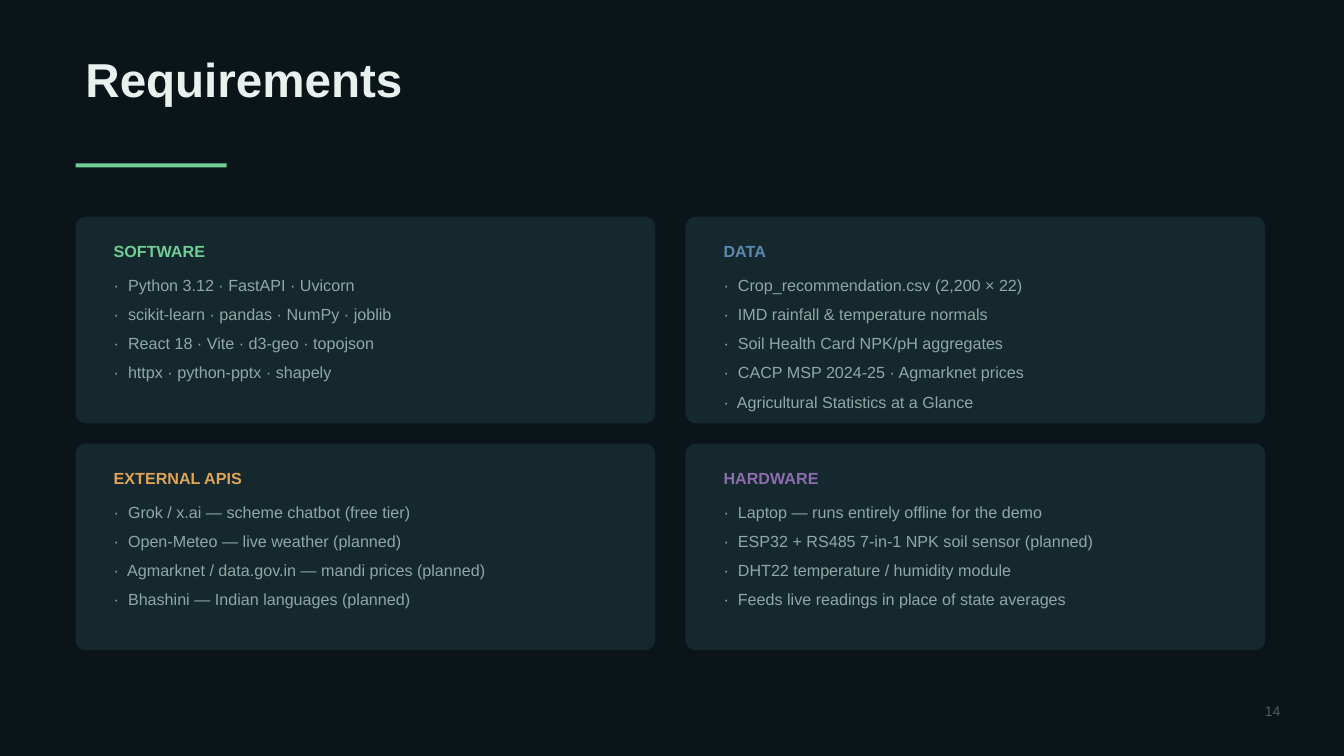
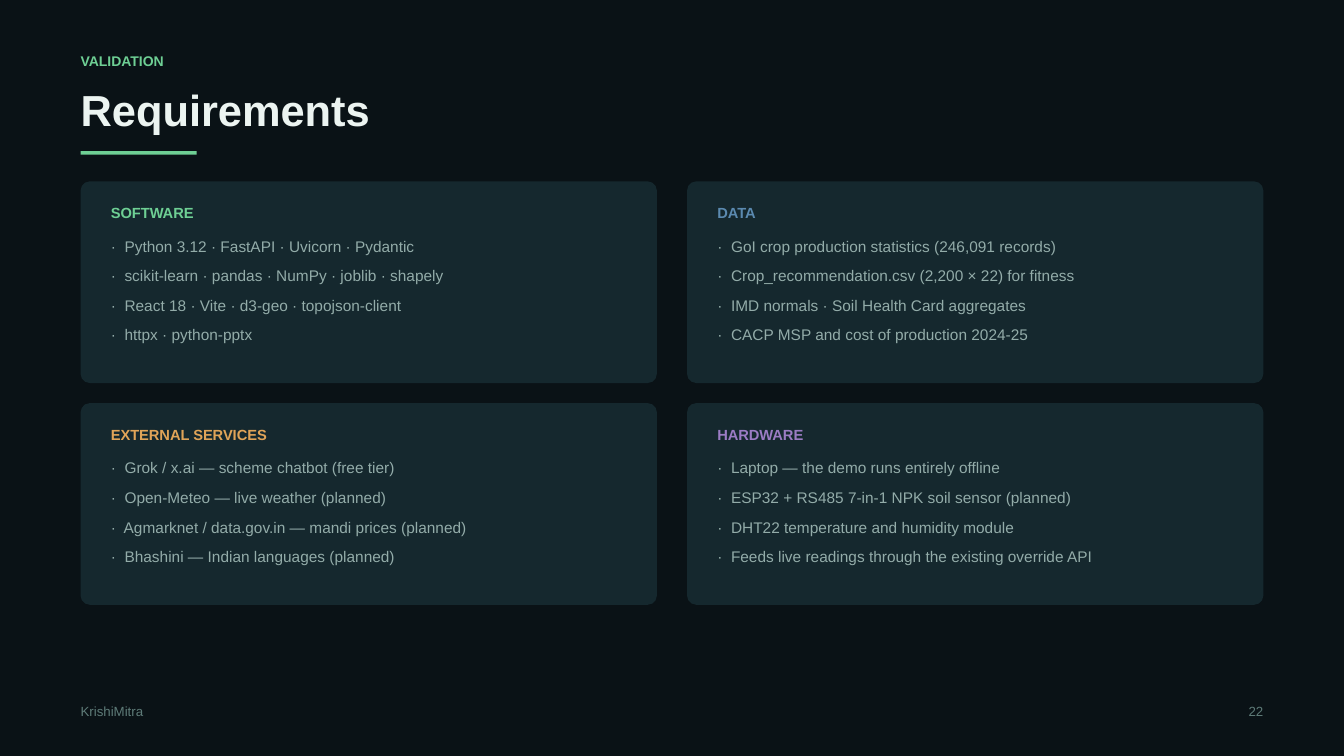
Before and after one commit to RatnamOjha/cerealia, a slide deck: slide 23 of docs/KrishiMitra_Project_Review.pptx (slide 15 before the commit). Drawn at 1344x756 pixels with LibreOffice and Linux fonts; fonts in the diff are those of the drawing. Boxes give left, top, right and bottom in pixels: in the first picture for what was removed or moved away, otherwise in the second. Text is boxed around its words. In the diff, an @@ line names an element or a change of style, - is before the commit and + after.

Commit message:
Rebuild deck around the real data; update docs
28 slides in five parts: motivation, the system, the product, validation
and future scope. Adds the data foundation, what real data changed, the
full feature set, engineering findings and how the idea scales beyond a
single farmer.

Fixed the layout on a real column grid - several columns previously ran
past the right margin and one slide overflowed the bottom edge. Every
shape is now verified inside the safe area, and estimated text height is
checked against box height.

```diff
--- a/docs/KrishiMitra_Project_Review.pptx
+++ b/docs/KrishiMitra_Project_Review.pptx
@@ rectangle at box(0, 0, 1344, 756): fill #0B1418 to #0A1216 @@
@@ text added at box(81, 56, 164, 66), 10 pt, text #6ECF94, bold @@
+VALIDATION
@@ text "Requirements": place and size @@
-text "Requirements" at box(85, 62, 402, 107)
+text "Requirements" at box(81, 94, 370, 134)
@@ text "Requirements" at box(81, 94, 370, 134): size 34 to 31 pt, text colour #E8F1EE to #ECF4F1; less space between paragraphs @@
@@ rectangle: place and size @@
-rectangle at box(76, 163, 227, 167)
+rectangle at box(81, 151, 197, 154)
@@ rounded rectangle: place and size @@
-rounded rectangle at box(76, 217, 655, 423)
+rounded rectangle at box(81, 181, 657, 383)
@@ text at box(111, 208, 194, 218): size 11.5 to 10.5 pt in "SOFTWARE"; more space between paragraphs @@
@@ text "SOFTWARE": place and size @@
-text "SOFTWARE" at box(114, 246, 392, 382)
+text "SOFTWARE" at box(111, 208, 443, 343)
@@ rounded rectangle: place and size @@
-rounded rectangle at box(686, 217, 1265, 423)
+rounded rectangle at box(688, 181, 1264, 383)
@@ text at box(717, 208, 755, 218): size 11.5 to 10.5 pt in "DATA"; more space between paragraphs @@
@@ text "DATA": place and size @@
-text "DATA" at box(724, 246, 1024, 411)
+text "DATA" at box(717, 208, 1075, 343)
@@ text at box(125, 241, 443, 343): text changed; size 11.5 to 11 pt; text colour #8FA8A5 to #93ACA9 @@
-· Python 3.12 · FastAPI · Uvicorn
-· scikit-learn · pandas · NumPy · joblib
-· React 18 · Vite · d3-geo · topojson
-· httpx · python-pptx · shapely
+· Python 3.12 · FastAPI · Uvicorn · Pydantic
+· scikit-learn · pandas · NumPy · joblib · shapely
+· React 18 · Vite · d3-geo · topojson-client
+· httpx · python-pptx
@@ text at box(731, 241, 1075, 343): text changed; size 11.5 to 11 pt; text colour #8FA8A5 to #93ACA9 @@
-· Crop_recommendation.csv (2,200 × 22)
-· IMD rainfall & temperature normals
-· Soil Health Card NPK/pH aggregates
-· CACP MSP 2024-25 · Agmarknet prices
-· Agricultural Statistics at a Glance
+· GoI crop production statistics (246,091 records)
+· Crop_recommendation.csv (2,200 × 22) for fitness
+· IMD normals · Soil Health Card aggregates
+· CACP MSP and cost of production 2024-25
@@ proportions changed in 4 elements at box(688, 181, 1264, 383), box(81, 181, 657, 383), box(688, 403, 1264, 605), box(81, 403, 657, 605) @@
@@ rounded rectangle: place and size @@
-rounded rectangle at box(76, 444, 655, 650)
+rounded rectangle at box(81, 403, 657, 605)
@@ rounded rectangle: place and size @@
-rounded rectangle at box(686, 444, 1265, 650)
+rounded rectangle at box(688, 403, 1264, 605)
@@ text at box(111, 429, 267, 440): text changed; size 11.5 to 10.5 pt @@
-EXTERNAL APIS
+EXTERNAL SERVICES
@@ text "EXTERNAL SERVICES": place and size @@
-text "EXTERNAL SERVICES" at box(114, 472, 485, 609)
+text "EXTERNAL SERVICES" at box(111, 429, 466, 565)
@@ text at box(717, 430, 1071, 506): size 11.5 to 10.5 pt, text colour #8E6CAE to #9B7CC4 in "HARDWARE"; size 11.5 to 11 pt, text colour #8FA8A5 to #93ACA9 in "· ESP32 + RS485 7-in-1 NPK soil ..."; more space between paragraphs @@
@@ text "HARDWARE": place and size @@
-text "HARDWARE" at box(724, 473, 1093, 608)
+text "HARDWARE" at box(717, 430, 1092, 565)
@@ text at box(124, 462, 466, 565): size 11.5 to 11 pt, text colour #8FA8A5 to #93ACA9 in "· Grok / x.ai — scheme chatbot ...", "· Open-Meteo — live weather (planned)", "· Agmarknet / data.gov.in — mandi prices ...", "· Bhashini — Indian languages (planned)"; more space between paragraphs @@
@@ text at box(731, 462, 1000, 476): text changed; size 11.5 to 11 pt; text colour #8FA8A5 to #93ACA9 @@
-· Laptop — runs entirely offline for the demo
+· Laptop — the demo runs entirely offline
@@ text at box(731, 522, 1092, 565): text changed; size 11.5 to 11 pt; text colour #8FA8A5 to #93ACA9 @@
-· DHT22 temperature / humidity module
-· Feeds live readings in place of state averages
+· DHT22 temperature and humidity module
+· Feeds live readings through the existing override API
@@ text added at box(81, 706, 144, 716), 9.5 pt, text #5E7B78 @@
+KrishiMitra
@@ text added at box(1249, 707, 1264, 716), 9.5 pt, text #5E7B78 @@
+22
@@ text removed at box(1265, 706, 1281, 716) @@
-14
```
Also in this commit, not shown: 10 other slides changed, 17 slides added, 7 slides removed, 3 other files.
